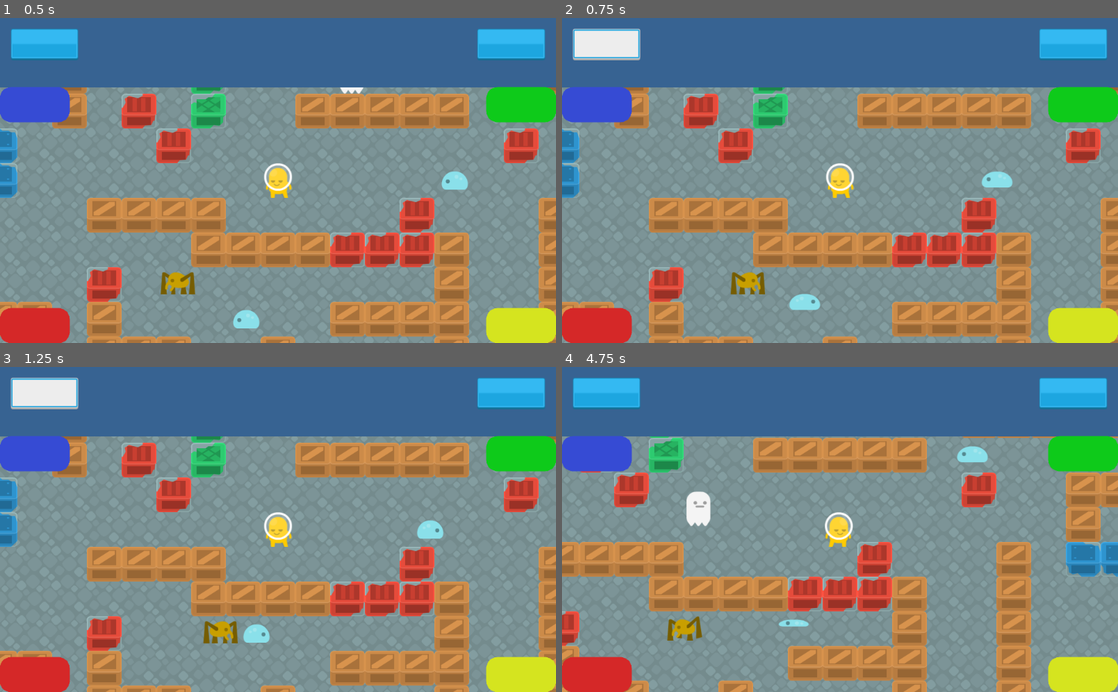
Above: before the commit, frames 1-4 (two rows, left to right).
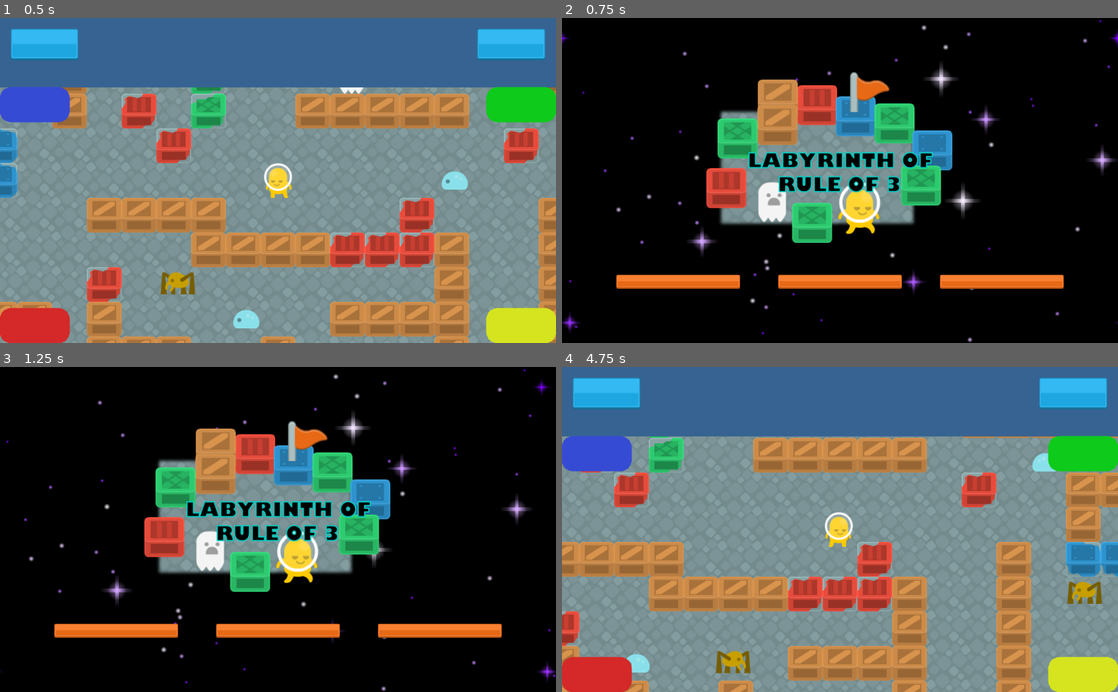
Above: after the commit, the same moments.

Repository: NellyRL/MathLienLand
Game: Godot game, scene res://minigames/labyrinthofrule3/levels/Level0.tscn
Two runs of this game, one before a commit and one after it. Both use one fixed random seed, a clock stepped at 60 frames per second and the inputs below. This scene is started directly instead of the project's main scene.
Inputs (mouse positions are in pixels of both pictures, inside the frame that each line leads up to):
- Up to frame 1 (0.5 s): no input
- Up to frame 2 (0.75 s): click "BACK" at 0.5 s
- Up to frame 3 (1.25 s): no input
- Up to frame 4 (4.75 s): click (840, 630) at 1.25 s, where only the run after the commit has a clickable "START"; move the mouse to (962, 513) at 2.02 s; hold Right (right) 2.03-2.78 s; move the mouse to (728, 545) at 2.77 s; hold Down (down) 2.78-3.53 s; move the mouse to (895, 458) at 3.52 s; hold Right (right) 3.53-4.28 s; move the mouse to (812, 594) at 4.27 s; hold Up (up) from 4.28 s (still down)

Frame 1 is identical in both runs. In frame 2, 96% of the frame differs, in the area x 0-100%, y 0-100%; in frame 3, 96%; in frame 4, 2.1%.

Commit message:
Connect level back btn and start level btn

Diff:
--- /dev/null
+++ b/minigames/labyrinthofrule3/ui/HUD.gd
@@ -0,0 +1,7 @@
+extends Control
+
+
+
+func _on_BackBtn_button_up():
+	Global.current_labyrinth_question = 0
+	get_tree().change_scene("res://minigames/labyrinthofrule3/ui/StartScreen.tscn")
--- a/minigames/labyrinthofrule3/ui/HUD.tscn
+++ b/minigames/labyrinthofrule3/ui/HUD.tscn
@@ -1,7 +1,8 @@
-[gd_scene load_steps=17 format=2]
+[gd_scene load_steps=18 format=2]
 
 [ext_resource path="res://assets/themes/kenneyUI-blue.tres" type="Theme" id=1]
 [ext_resource path="res://assets/fonts/VCRosdNEUE.ttf" type="DynamicFontData" id=2]
+[ext_resource path="res://minigames/labyrinthofrule3/ui/HUD.gd" type="Script" id=3]
 
 [sub_resource type="StyleBoxFlat" id=15]
 bg_color = Color( 0.219608, 0.392157, 0.576471, 1 )
@@ -72,6 +73,7 @@
 anchor_right = 1.0
 anchor_bottom = 1.0
 theme = SubResource( 16 )
+script = ExtResource( 3 )
 
 [node name="Panel" type="Panel" parent="."]
 anchor_right = 1.0
@@ -210,3 +212,5 @@
 text = "Lore Ipsum"
 align = 1
 valign = 1
+
+[connection signal="button_up" from="Panel/HBoxContainer/BackBtnMargin/BackBtn" to="." method="_on_BackBtn_button_up"]
--- a/minigames/labyrinthofrule3/ui/StartScreen.tscn
+++ b/minigames/labyrinthofrule3/ui/StartScreen.tscn
@@ -128,6 +128,7 @@
 margin_right = 526.0
 margin_bottom = 50.251
 text = "START"
+next_scene_path = "res://minigames/labyrinthofrule3/levels/Level0.tscn"
 
 [node name="Info" type="Button" parent="CanvasLayer/MarginContainer/VBoxContainer/GridContainer"]
 margin_left = 596.0
